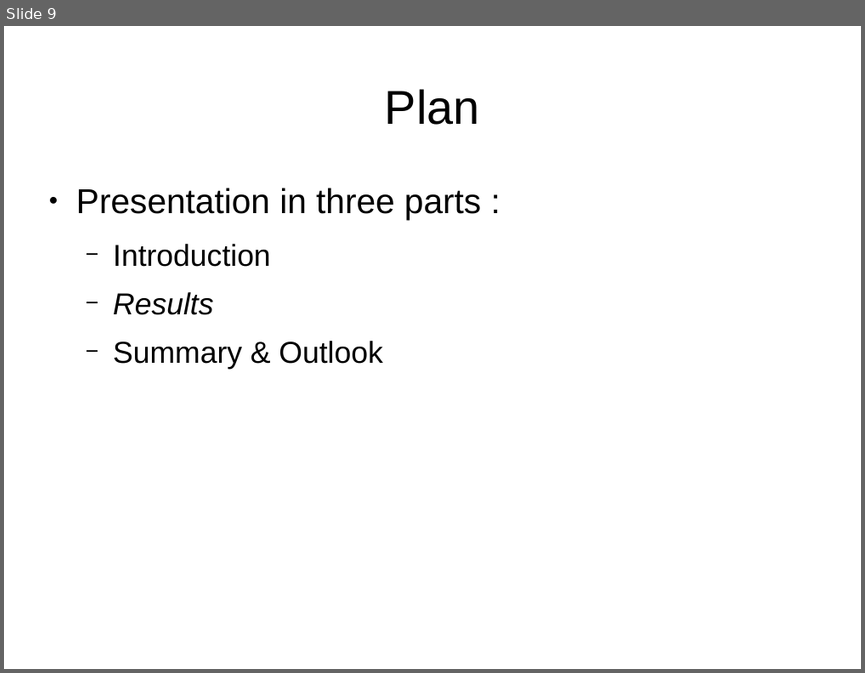
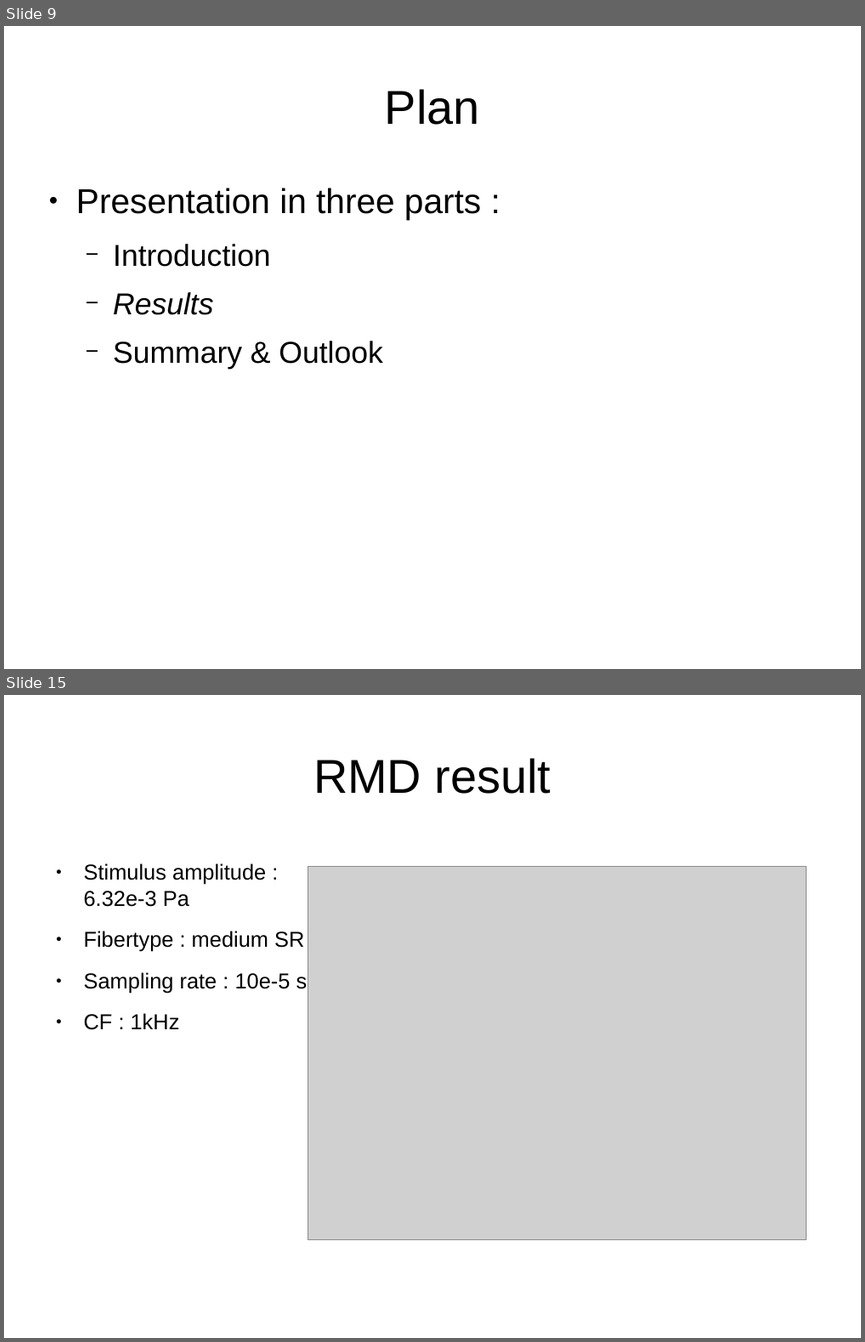
Before and after one commit to MaelleC/auditory-things, a slide deck: presentation/pres1.odp. Shown one above the other, each under a label of ours: slide 9 before the commit, slides 9 and 15 after it; the slides between them are not shown. The pictures are 865x673 and 865x1342 pixels, drawn with LibreOffice and Linux fonts; fonts in the diff are those of the drawing; grey boxes stand for pictures. Boxes give left, top, right and bottom in pixels: in the first picture for what was removed or moved away, otherwise in the second. Text is boxed around its words. In the diff, an @@ line names an element or a change of style, - is before the commit and + after.

```diff
--- a/presentation/pres1.odp
+++ b/presentation/pres1.odp
@@ slide 15 added at <box>4,695,861,1338</box>, background #FFFFFF @@
@@ title added at <box>313,758,551,794</box>, 44 pt, text #000000 @@
+RMD result
@@ text added at <box>84,863,307,1030</box>, 20 pt, text #000000 @@
+● Stimulus amplitude : 6.32e-3 Pa
+● Fibertype : medium SR
+● Sampling rate : 10e-5 s
+● CF : 1kHz
@@ picture added at <box>308,866,806,1239</box> @@
```
Also in this commit, not shown: 1 slide changed, 7 other slides added, 10 other files.
